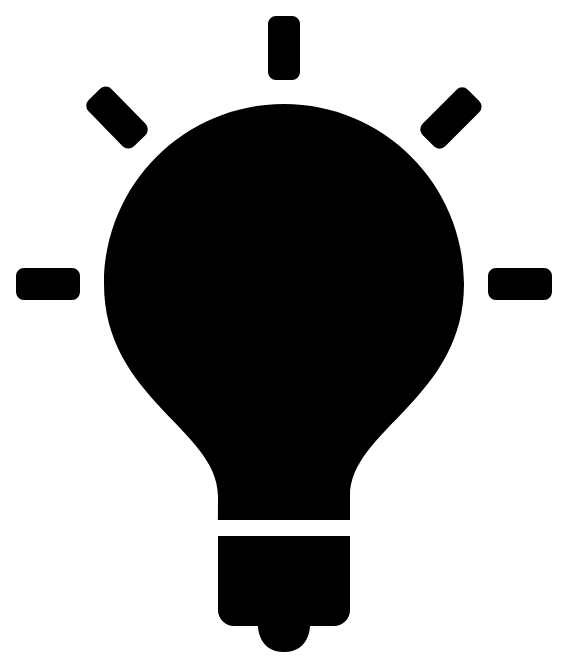
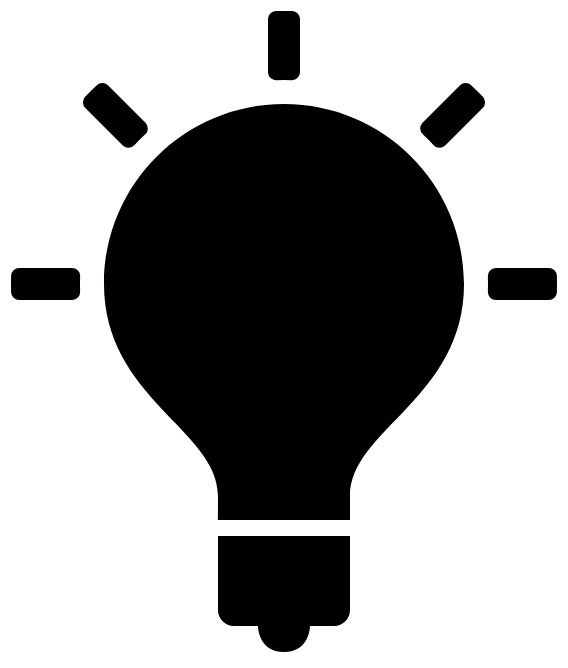
The second 568 x 668 image is a revision of the first. Changes to its layers:
pixels changed over (11, 11, 557, 300) (layer not identified)
